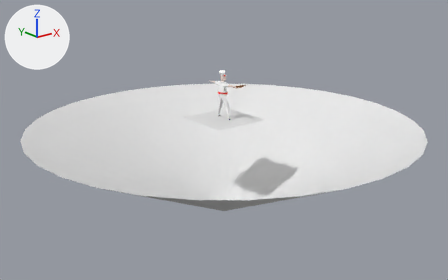
One commit to the Blender file Assets/Blender Files/AlexWork.blend: the scene before it, then after it.
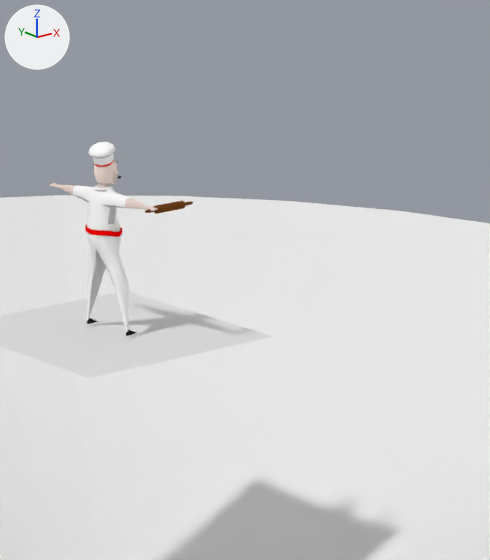
There are two pictures of each version: one whole from a camera (50 mm lens) standing at (-2.5, -3.125, 1.5) and looking at (0.004, 0.005, 0.249), one close up on the part from 44% to 72% of the width and 12% to 63% of the height. The axes (+X, +Y, +Z) are drawn at upper left. The lights are the same throughout.

The scene before the commit, as lines of its bpy script (objects in view):
```python
me_cone = bpy.data.meshes.new('Cone')
me_cone.from_pydata(...)  # 33 vertices, 32 faces; spans x -1.3..1.3, y -1.3..1.3, z -0.22..0.41
me_cone.materials.append(mat_conemat)  # white #e7e7e7
me_cube_002 = bpy.data.meshes.new('Cube.002')
me_cube_002.from_pydata(...)  # 1509 vertices, 1504 faces; spans x -0.446..0.446, y -0.29..0.103, z -0.817..0.267
# faces by material slot: [34, 341, 90, 79, 46, 672, 198, 44]
me_cube_002.materials.append(mat_black)  # black #222222
me_cube_002.materials.append(mat_white)  # its picture is missing
me_cube_002.materials.append(mat_skin)  # white #e7d5cd
me_cube_002.materials.append(mat_light_gray)  # light grey #c7c7c7
me_cube_002.materials.append(mat_pale_skin)  # light grey #dfcdc6
me_cube_002.materials.append(mat_brown)  # brown #72421c
me_cube_002.materials.append(mat_light_skin)  # white #ffebe2
me_cube_002.materials.append(mat_red)  # red #ff0000
me_plane_001 = bpy.data.meshes.new('Plane.001')
me_plane_001.from_pydata([(0.2, -0.2, 0.0), (-0.2, -0.2, 0.0), (0.2, 0.2, 0.0), (-0.2, 0.2, 0.0)], [], [(1, 0, 2, 3)])
ob_ao_cone = bpy.data.objects.new('AO Cone', me_cone)
ob_ao_cone.location = (0.0, 0.0, 0.139)
ob_ao_cone.rotation_euler = (0.0, 3.142, 0.0)  # degrees (0, 180, 0)
ob_chef_red = bpy.data.objects.new('Chef_Red', me_cube_002)
ob_chef_red.location = (-0.008, 0.0, 0.649)
ob_chef_red.rotation_euler = (0.0, 0.0, 1.614)  # degrees (0, 0, 92)
ob_chef_red.scale = (0.3, 0.3, 0.3)
ob_plane = bpy.data.objects.new('Plane', me_plane_001)
ob_plane.location = (0.0, 0.0, 0.4)
```
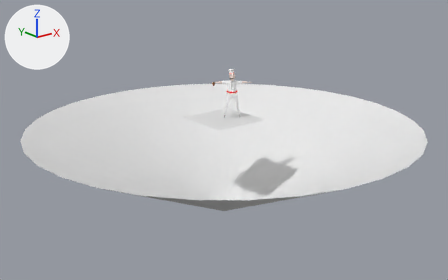
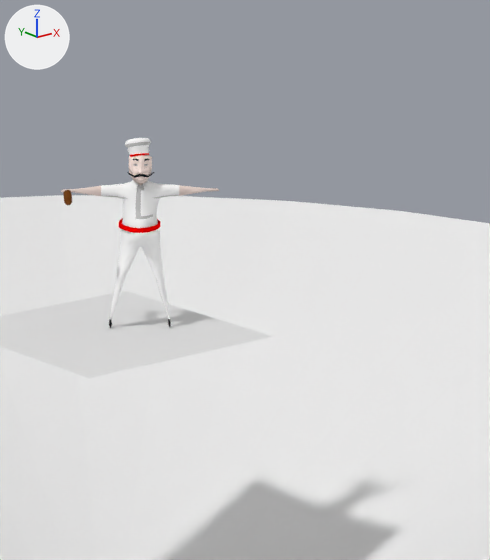
Changed parts and their boxes [x1, y1, x2, y2] in the close-ups (490 x 560 px):
'Chef_Red', moved, turned
    before: [49, 142, 193, 336]
    after: [61, 138, 219, 328]

The edits, one by one:
Object 'Chef_Red' (ob_chef_red) moves from (-0.008, 0.0, 0.649) to (0.066, -0.004, 0.649).
Object 'Chef_Red' (ob_chef_red) turns from (0, 0, 92) to (0, 0, -37) degrees about x, y and z.
